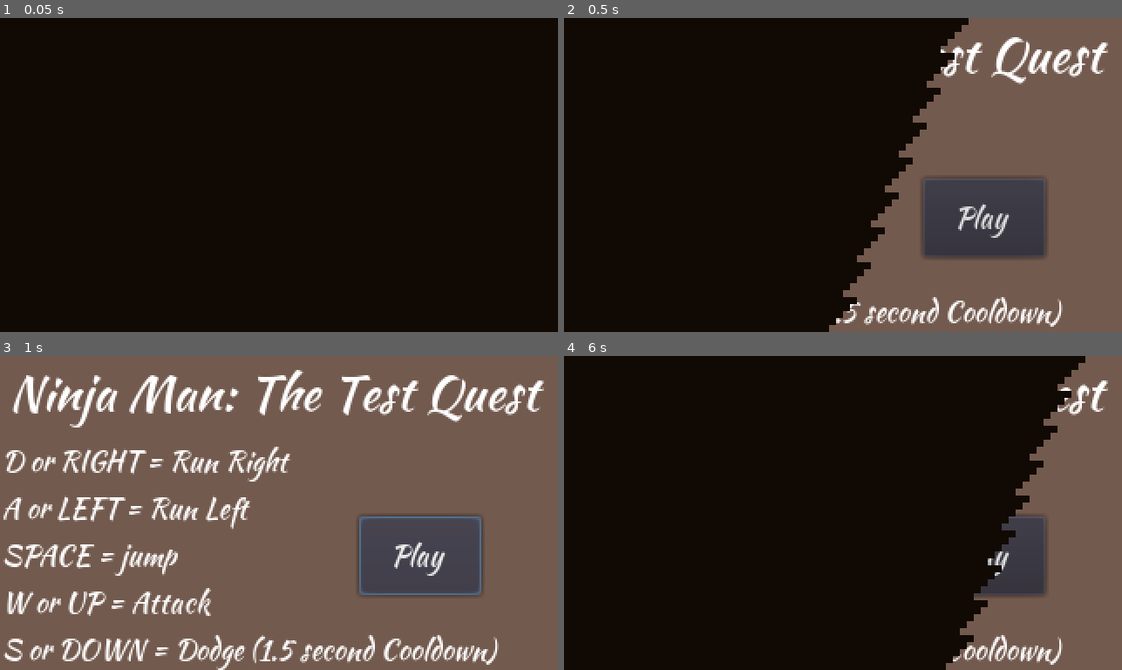
Above: before the commit, frames 1-4 (two rows, left to right).
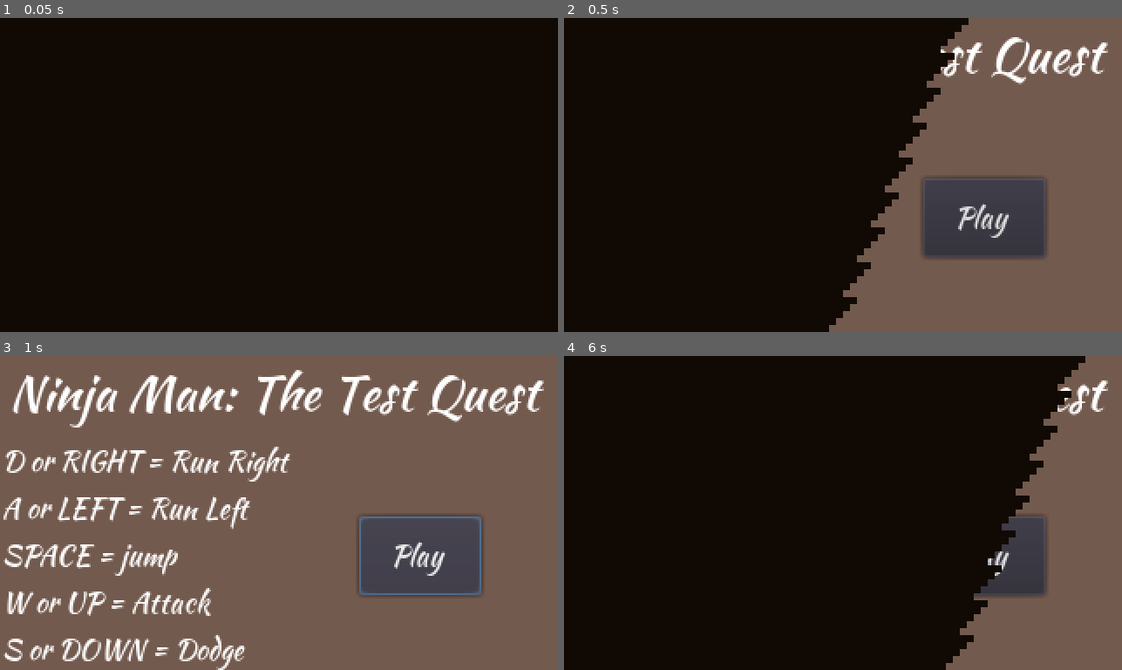
Above: after the commit, the same moments.

Repository: nateslagter/Ninja-Man-Quest-for-the-Shuriken
Game: Godot game, scene res://src/LevelScenes/MenuScenes/MainMenu.tscn
The game is run twice, just before and just after one commit, with the same random seed, the same clock (stepped at 60 frames per second) and the same inputs.
Inputs:
- Up to frame 1 (0.05 s): no input
- Up to frame 2 (0.5 s): no input
- Up to frame 3 (1 s): click "Play" at 0.5 s
- Up to frame 4 (6 s): click "Play" at 1.25 s; hold Right (move_right) 2.03-3.53 s; tap Up (attack) at 2.1, 2.85, 3.6, 4.35, 5.85 s; tap Space (jump) at 2.27, 3.02, 4.52 s; hold Left (move_left) 3.53-4.28 s; hold Right (move_right) 4.28-5 s; click "Main Menu" at 5 s; hold Right (move_right) from 5.78 s (still down)

Frame 1 is identical in both runs. In frame 2, 1.2% of the frame differs, in the area x 48-90%, y 88-99%; in frame 3, 1.3%, in the area x 45-90%, y 88-99%; in frame 4, 0.6%.

Commit message:
Finish iteration 1

Diff:
--- a/src/CharacterScenes/Enemy/Enemy.tscn
+++ b/src/CharacterScenes/Enemy/Enemy.tscn
@@ -89,7 +89,7 @@
 texture = ExtResource( 1 )
 hframes = 4
 vframes = 6
-frame = 9
+frame = 7
 
 [node name="CollisionShape2D" type="CollisionShape2D" parent="."]
 position = Vector2( -14.5425, 23.4339 )
--- a/src/LevelScenes/LevelOne/LevelOne.gd
+++ b/src/LevelScenes/LevelOne/LevelOne.gd
@@ -8,7 +8,7 @@
 			print ("An unexpected error occured while trying to switch to gameOverWin scene")
 
 
-func _on_Killbox_area_entered(area):
+func _on_Killbox_area_entered(_area):
 	$Player.hide()
 	$SceneTransition/AnimationPlayer.play("SweepIn")
 	yield($SceneTransition/AnimationPlayer, "animation_finished")
--- a/src/LevelScenes/MenuScenes/MainMenu.tscn
+++ b/src/LevelScenes/MenuScenes/MainMenu.tscn
@@ -77,7 +77,7 @@
 A or LEFT = Run Left
 SPACE = jump
 W or UP = Attack
-S or DOWN = Dodge (1.5 second Cooldown)"
+S or DOWN = Dodge"
 __meta__ = {
 "_edit_use_anchors_": false
 }
--- a/src/LevelScenes/MenuScenes/SceneTransition.tscn
+++ b/src/LevelScenes/MenuScenes/SceneTransition.tscn
@@ -40,6 +40,6 @@
 anims/SweepOut = SubResource( 2 )
 
 [node name="Sprite" type="Sprite" parent="AnimationPlayer"]
-position = Vector2( 145.825, 110 )
+position = Vector2( 600, 110 )
 scale = Vector2( 2, 2 )
 texture = ExtResource( 1 )
